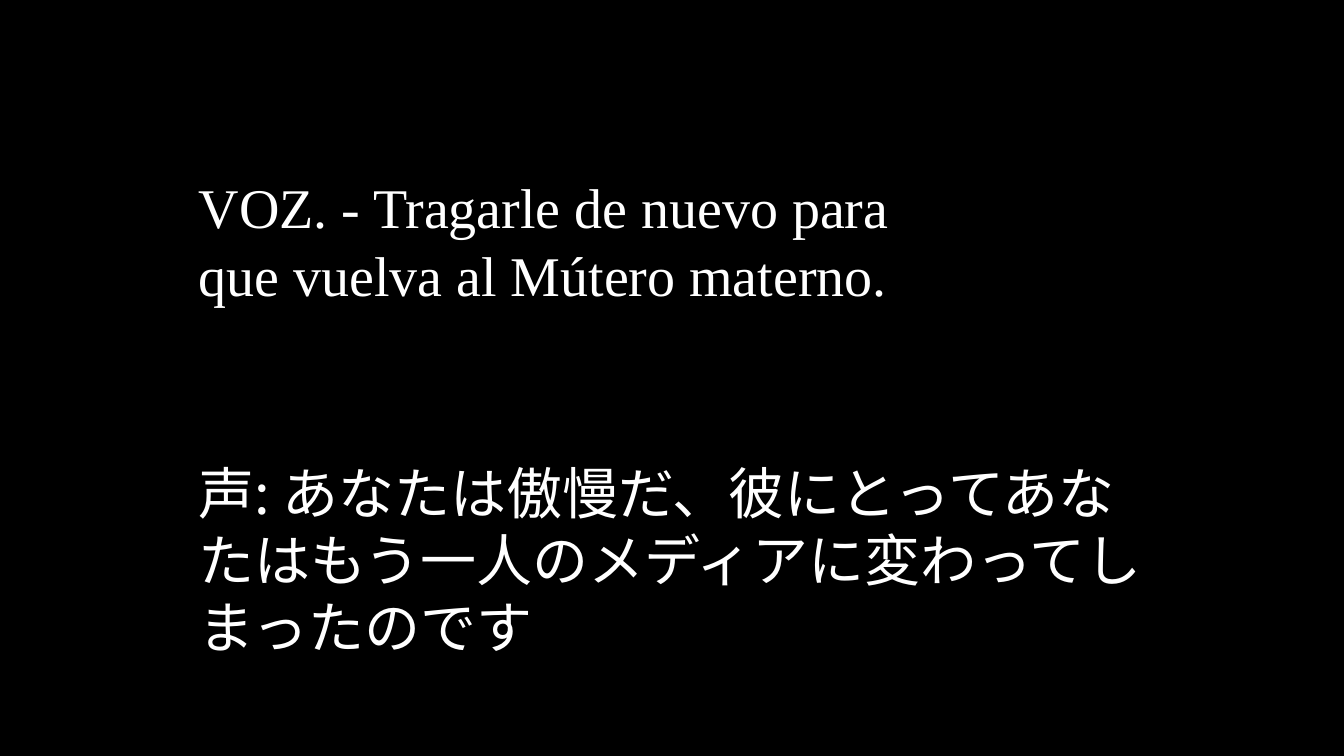
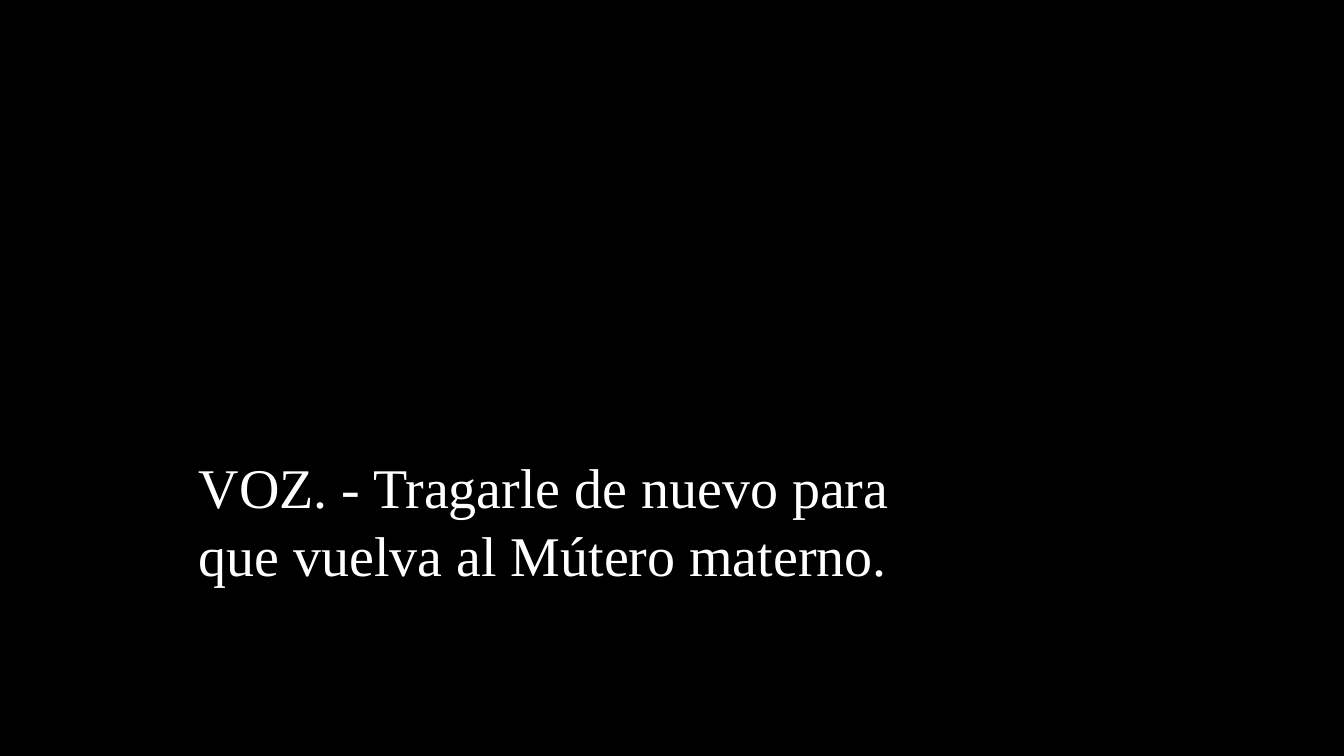
Before and after one commit to oulcggc/lang-drama-caption, a slide deck: slide 158 of complete-cap.pptx (slide 156 before the commit). Drawn at 1344x756 pixels with LibreOffice and Linux fonts; fonts in the diff are those of the drawing. Boxes give left, top, right and bottom in pixels: in the first picture for what was removed or moved away, otherwise in the second. Text is boxed around its words. In the diff, an @@ line names an element or a change of style, - is before the commit and + after.

```diff
--- a/complete-cap.pptx
+++ b/complete-cap.pptx
@@ text "VOZ. - Tragarle de nuevo ...": place and size @@
-text "VOZ. - Tragarle de nuevo ..." at (199, 189, 888, 306)
+text "VOZ. - Tragarle de nuevo ..." at (199, 469, 888, 586)
@@ text removed at (199, 467, 1142, 651) @@
-声: あなたは傲慢だ、彼にとってあなたはもう一人のメディアに変わってしまったのです
```
Also in this commit, not shown: 115 other slides changed, 44 slides added, 42 slides removed, 2 other files.
